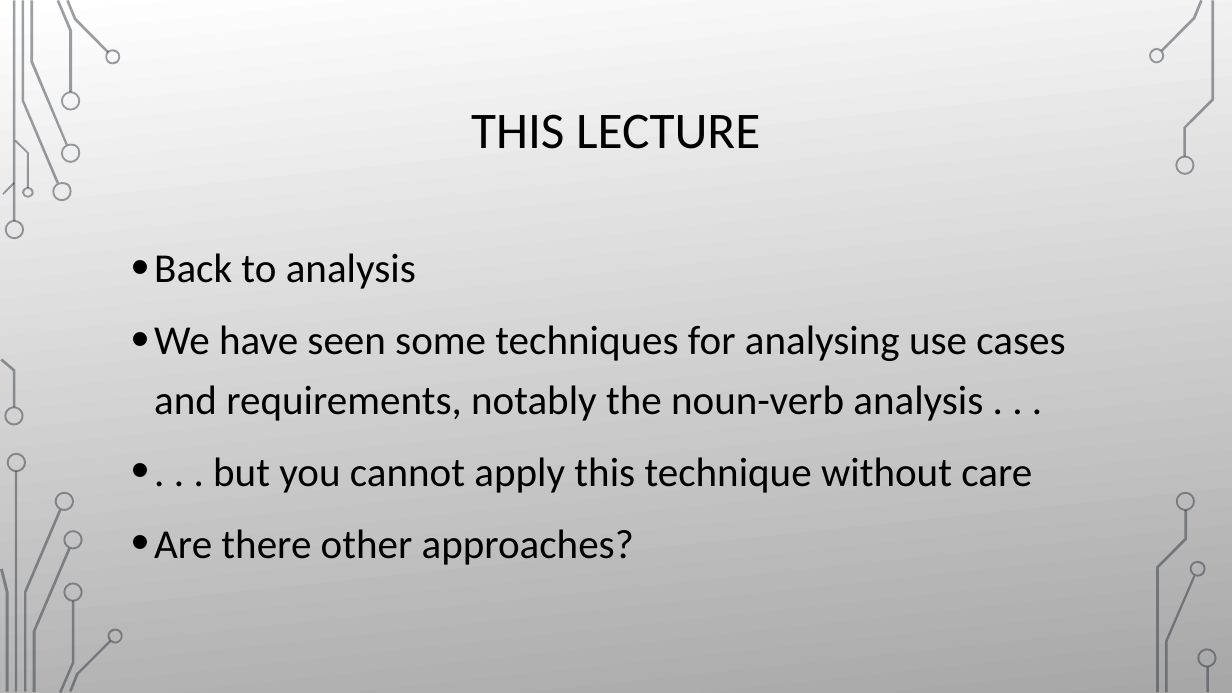
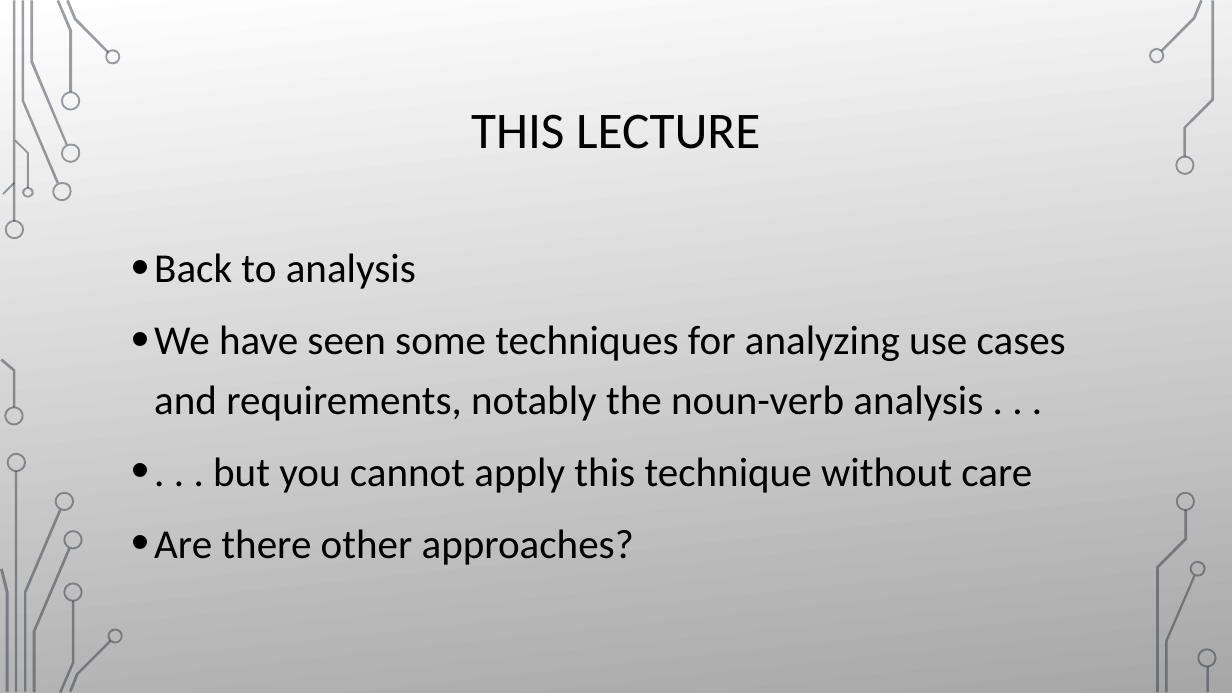
Before and after one commit to egges/mso, a slide deck: slide 2 of slides/702 - CVA - Matrix.pptx. Drawn at 1232x693 pixels with LibreOffice and Linux fonts; fonts in the diff are those of the drawing; background and template pictures are left out. Boxes give left, top, right and bottom in pixels: in the first picture for what was removed or moved away, otherwise in the second. Text is boxed around its words. In the diff, an @@ line names an element or a change of style, - is before the commit and + after.

```diff
--- a/slides/702 - CVA - Matrix.pptx
+++ b/slides/702 - CVA - Matrix.pptx
@@ text at (154, 325, 1066, 421): text changed @@
-• We have seen some techniques for analysing use cases and requirements, notably the noun-verb analysis . . .
+• We have seen some techniques for analyzing use cases and requirements, notably the noun-verb analysis . . .
```
Also in this commit, not shown: 3 other files.
